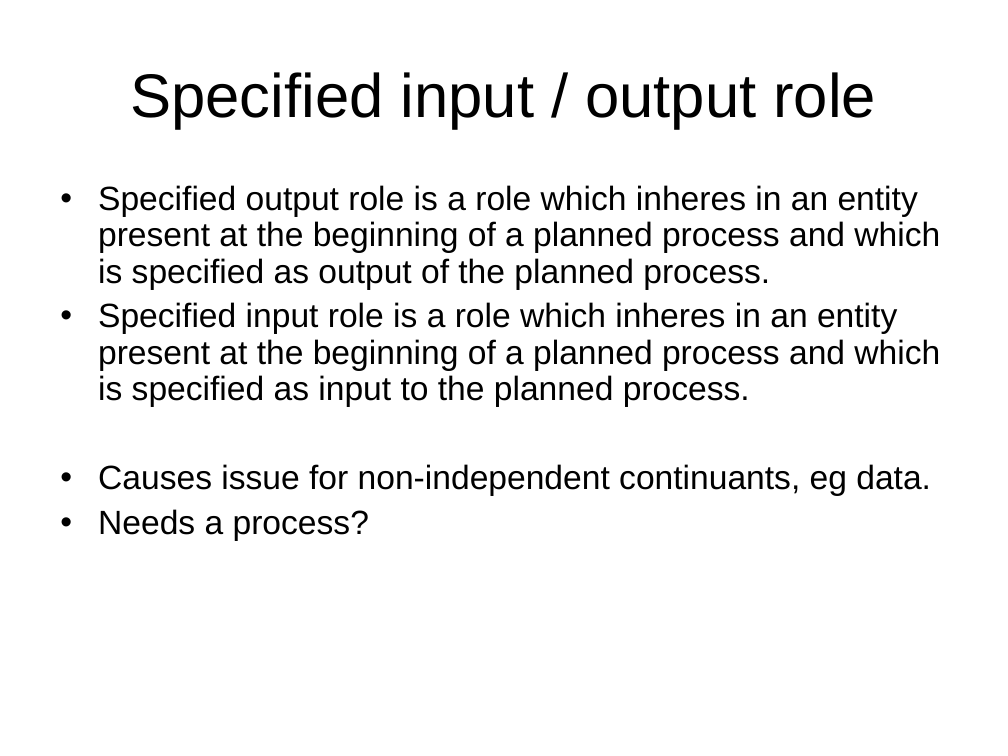
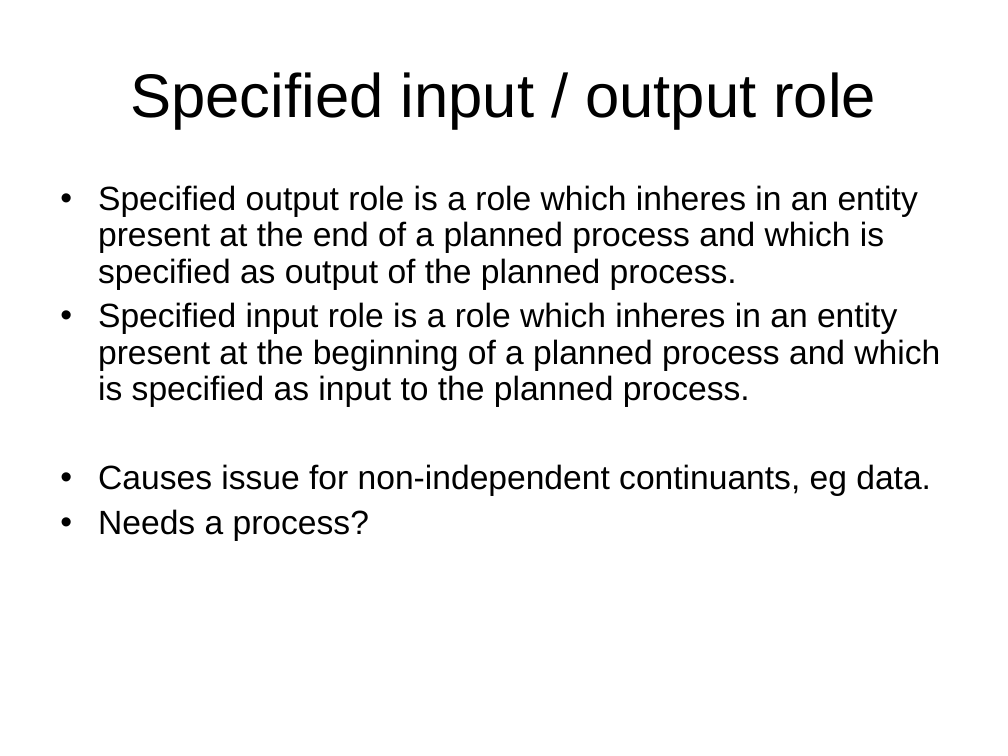
Before and after one commit to obi-ontology/obi-legacy-svn, a slide deck: slide 3 of trunk/docs/Role-CoreTerms-Vancouver-Final.ppt. Drawn at 1008x756 pixels with LibreOffice and Linux fonts; fonts in the diff are those of the drawing. Boxes give left, top, right and bottom in pixels: in the first picture for what was removed or moved away, otherwise in the second. Text is boxed around its words. In the diff, an @@ line names an element or a change of style, - is before the commit and + after.

Commit message:
fixing role branch; adding process restrictions

```diff
--- a/trunk/docs/Role-CoreTerms-Vancouver-Final.ppt
+++ b/trunk/docs/Role-CoreTerms-Vancouver-Final.ppt
@@ text at bbox=[98, 185, 918, 290]: text changed @@
-• Specified output role is a role which inheres in an entity present at the beginning of a planned process and which is specified as output of the planned process.
+• Specified output role is a role which inheres in an entity present at the end of a planned process and which is specified as output of the planned process.
```
Also in this commit, not shown: 1 other file.
